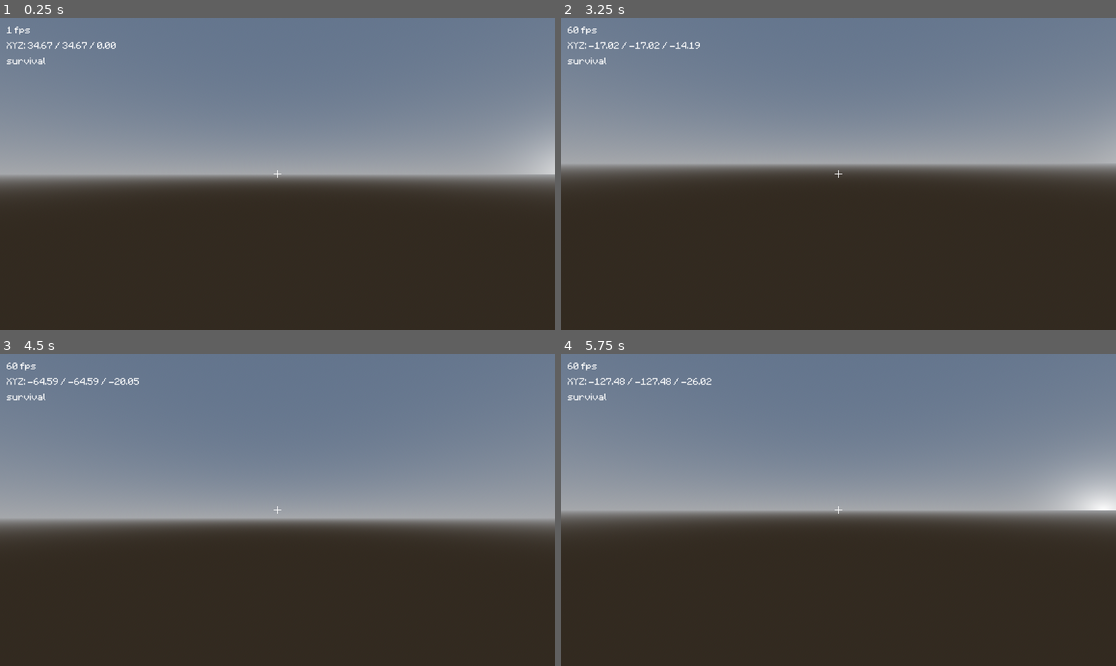
Above: before the commit, frames 1-4 (two rows, left to right).
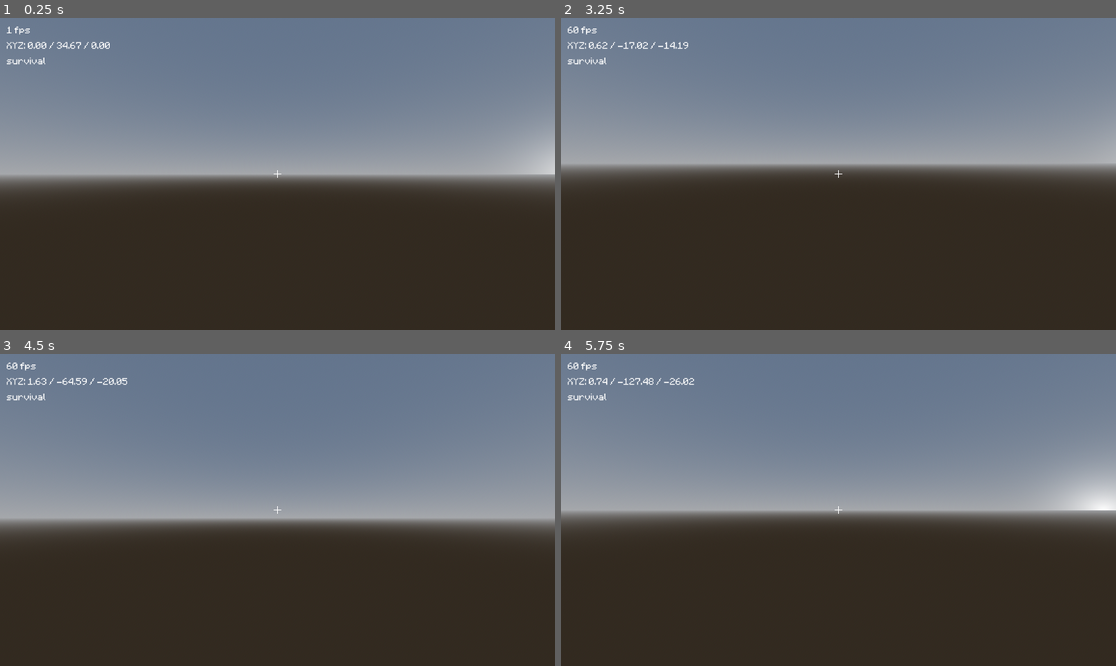
Above: after the commit, the same moments.

Repository: javier-adrian/voxel-gds
Game: Godot game, scene res://level.tscn
The game is run twice, just before and just after one commit, with the same random seed, the same clock (stepped at 60 frames per second) and the same inputs.
Inputs (mouse positions are in pixels of both pictures, inside the frame that each line leads up to):
- Up to frame 1 (0.25 s): no input
- Up to frame 2 (3.25 s): move the mouse to (866, 174) at 0.52 s; hold W (Forward) from 0.53 s (still down); click (866, 174) at 0.6 s; move the mouse to (810, 174) at 1.27 s; right-click (810, 174) at 1.35 s; move the mouse to (849, 167) at 2.02 s; hold Shift (Sprint) 2.03-2.78 s; move the mouse to (832, 180) at 2.77 s; click (832, 180) at 2.85 s
- Up to frame 3 (4.5 s): keep holding W (Forward); move the mouse to (316, 513) at 3.52 s; right-click (316, 513) at 3.6 s; move the mouse to (233, 506) at 4.27 s; tap Shift (Sprint) at 4.35 s
- Up to frame 4 (5.75 s): keep holding W (Forward); move the mouse to (844, 510) at 5.02 s; click (844, 510) at 5.1 s

The runs differ from the first frame. In frame 1, 0.2% of the frame differs, in the area x 5-21%, y 7-11%; in frame 2, 0.2%; in frame 3, 0.2%; in frame 4, 0.3%, in the area x 5-28%, y 7-11%.

Commit message:
fix coordinate info

Diff:
--- a/player.gd
+++ b/player.gd
@@ -97,7 +97,7 @@
 
 	coords.text = (
 		"XYZ: "
-		+ ("%.2f" % global_position.y)
+		+ ("%.2f" % global_position.x)
 		+ " / "
 		+ ("%.2f" % global_position.y)
 		+ " / "
